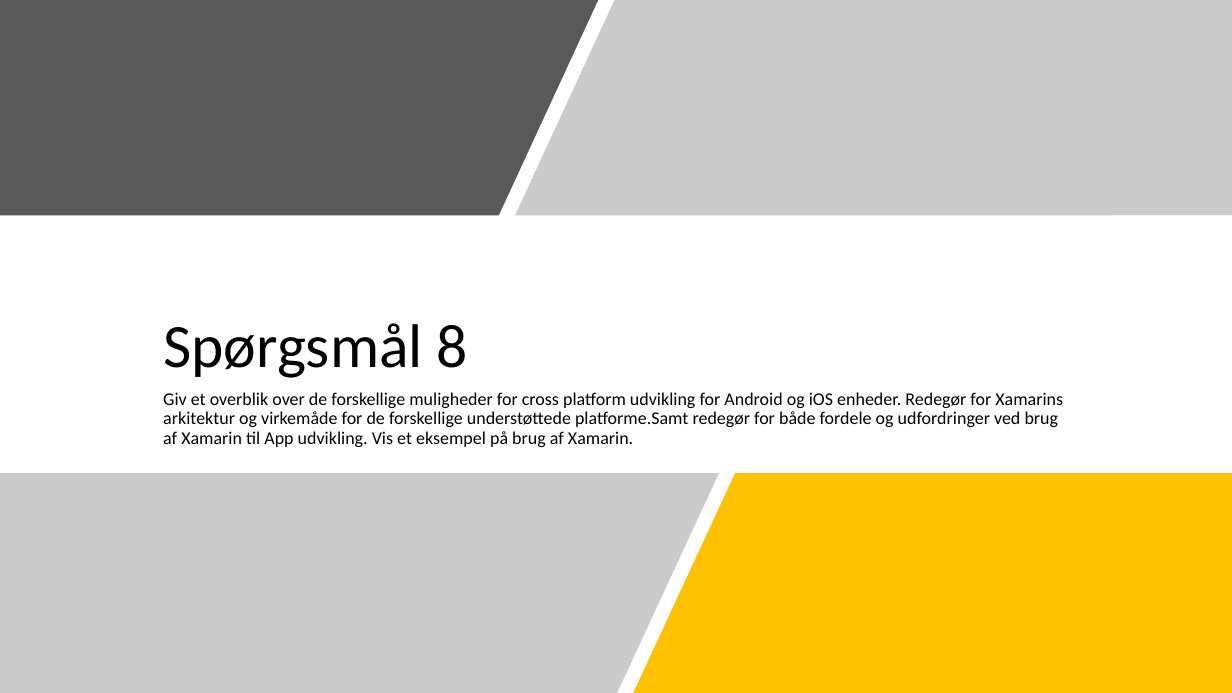
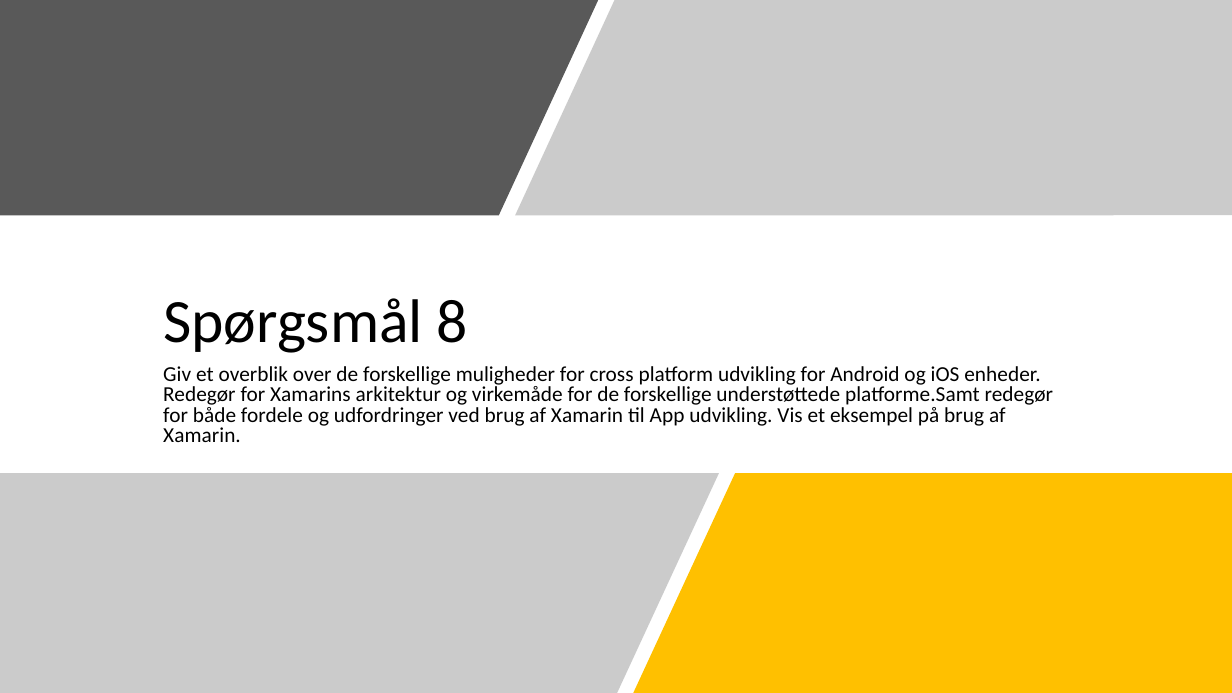
Before and after one commit to Bl0bb3r/KPU_CBD, a slide deck: slide 1 of Presentations/8_Cross_Platform_Apps.pptx. Drawn at 1232x693 pixels with LibreOffice and Linux fonts; fonts in the diff are those of the drawing. Boxes give left, top, right and bottom in pixels: in the first picture for what was removed or moved away, otherwise in the second. Text is boxed around its words. In the diff, an @@ line names an element or a change of style, - is before the commit and + after.

```diff
--- a/Presentations/8_Cross_Platform_Apps.pptx
+++ b/Presentations/8_Cross_Platform_Apps.pptx
@@ title "Spørgsmål 8": place and size @@
-title "Spørgsmål 8" at [163, 323, 468, 378]
+title "Spørgsmål 8" at [163, 298, 468, 353]
@@ subtitle "Giv et overblik over de ...": place and size @@
-subtitle "Giv et overblik over de ..." at [163, 392, 1063, 447]
+subtitle "Giv et overblik over de ..." at [163, 366, 1053, 442]
@@ subtitle "Giv et overblik over de ..." at [163, 366, 1053, 442]: size 14 to 16.6 pt; line spacing 0.9 to 0.8 @@
```
Also in this commit, not shown: 2 other slides changed, 10 other files.
